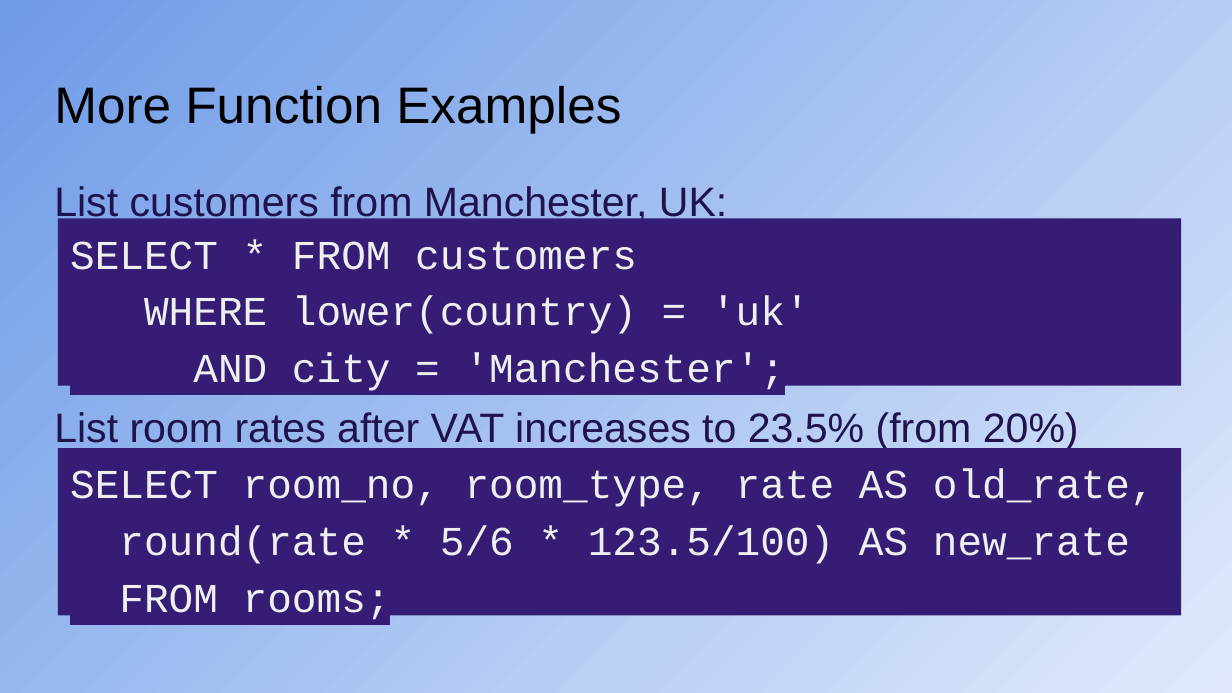
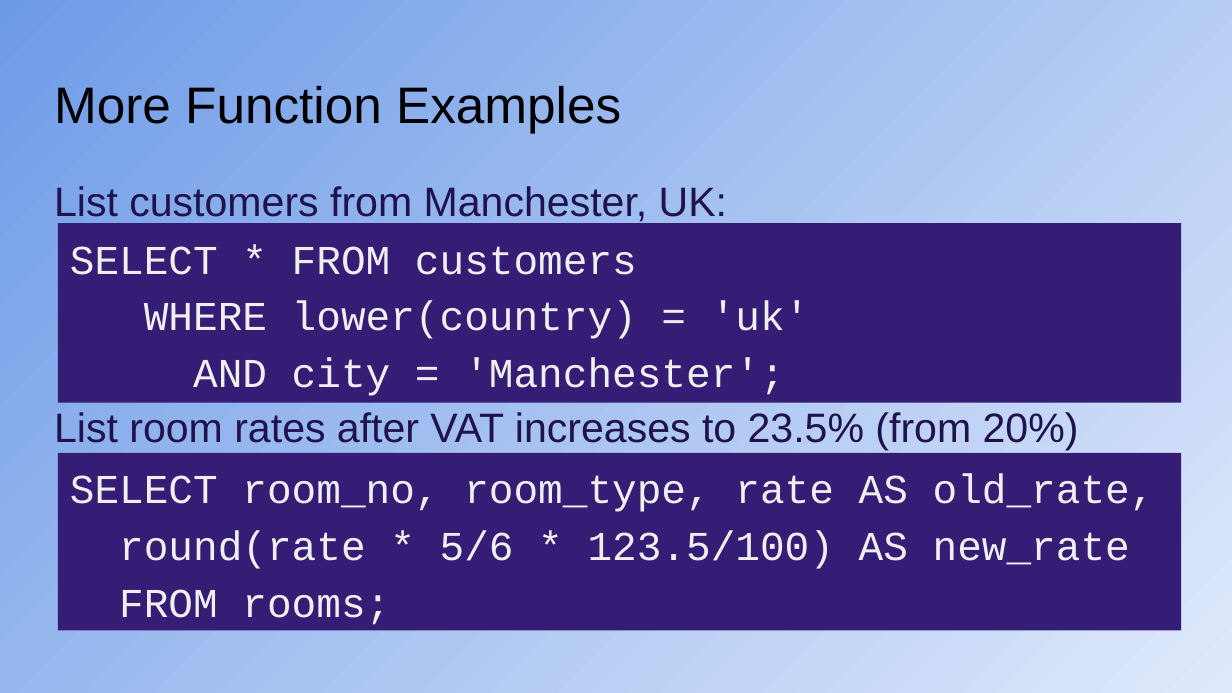
Before and after one commit to KeithBremer/CYF-DB-Module, a slide deck: slide 30 of db/week-1/CYF_DB_1.pptx. Drawn at 1232x693 pixels with LibreOffice and Linux fonts; fonts in the diff are those of the drawing. Boxes give left, top, right and bottom in pixels: in the first picture for what was removed or moved away, otherwise in the second. Text is boxed around its words. In the diff, an @@ line names an element or a change of style, - is before the commit and + after.

```diff
--- a/db/week-1/CYF_DB_1.pptx
+++ b/db/week-1/CYF_DB_1.pptx
@@ rectangle "SELECT * FROM customers" at <box>58,223,1181,403</box>: highlight #351C75 to none @@
@@ rectangle "SELECT * FROM customers": place and size @@
-rectangle "SELECT * FROM customers" at <box>58,218,1181,386</box>
+rectangle "SELECT * FROM customers" at <box>58,223,1181,403</box>
@@ rectangle "SELECT room_no, room_type, rate AS ...": place and size @@
-rectangle "SELECT room_no, room_type, rate AS ..." at <box>58,448,1181,616</box>
+rectangle "SELECT room_no, room_type, rate AS ..." at <box>58,453,1181,631</box>
@@ rectangle "SELECT room_no, room_type, rate AS ..." at <box>58,453,1181,631</box>: highlight #351C75 to none @@
```
Also in this commit, not shown: 20 other slides changed, 3 other files.
